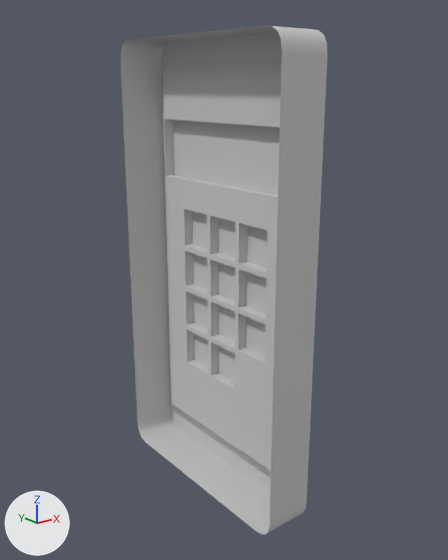
The FBX model Prod/3D/FBX/SM_Digicode.fbx, before and after one commit.
Before and after are seen from a camera (50 mm lens) standing at (-0.183, -0.239, 0.093) and looking at (0.005, -0.004, -0.001). Lighting does not change. The marker at lower left points along +X, +Y and +Z. Where no turn or scale is listed for an object, it has been applied to the vertices.

Names of what the first picture shows: 'SM_Digicode'.
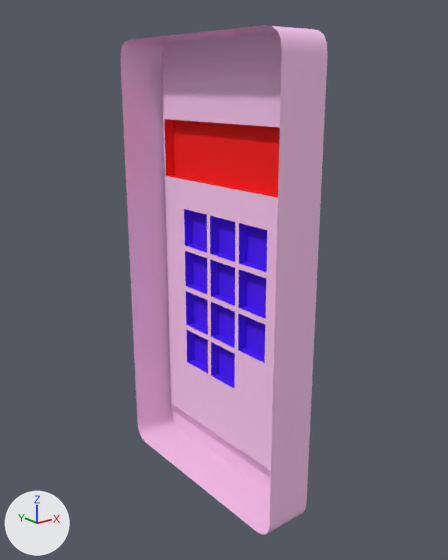
What differs and where, as boxes [x1, y1, x2, y2] in the pictures (448 x 560 px):
part 1 of me_mesh, recoloured (grey to pink)
    both: [121, 25, 327, 535]
part 2 of me_mesh, recoloured
    both: [184, 209, 267, 388]
part 3 of me_mesh, recoloured (grey to red)
    both: [164, 119, 280, 198]

The change in detail:
Material 'Material #183' (mat_material__183) is new.
Its base color is (1.0, 0.588, 0.898) (pink #ffcaf3).
Its roughness is 0.859.
Material 'Material #185' (mat_material__185) is new.
Its base color is (1.0, 0.0, 0.0) (red #ff0000).
Its roughness is 0.859.
Material 'Material #184' (mat_material__184) is new.
Its base color is (0.0706, 0.0, 1.0) (purple #4b00ff).
Its roughness is 0.859.
me_mesh has 188 vertices, 346 faces and spans x -0.012..0.012, y -0.06..0.06, z -0.115..0.115.
me_mesh is used by ob_sm_digicode; location (0.0, 0.0, 0.0).
me_mesh part 1: 214 of the faces centred in x -0.004..0.012, y -0.06..0.06, z -0.115..0.115 switch from mat_basemat (light grey #cacaca) to mat_material__183 (pink #ffcaf3).
me_mesh part 2: all 110 faces centred in x 0.009..0.012, y -0.033..0.033, z -0.06..0.03 switch from mat_basemat (light grey #cacaca) to mat_material__184 (purple #4b00ff).
me_mesh part 3: all 22 faces centred in x 0.009..0.012, y -0.05..0.05, z 0.046..0.076 switch from mat_basemat (light grey #cacaca) to mat_material__185 (red #ff0000).
